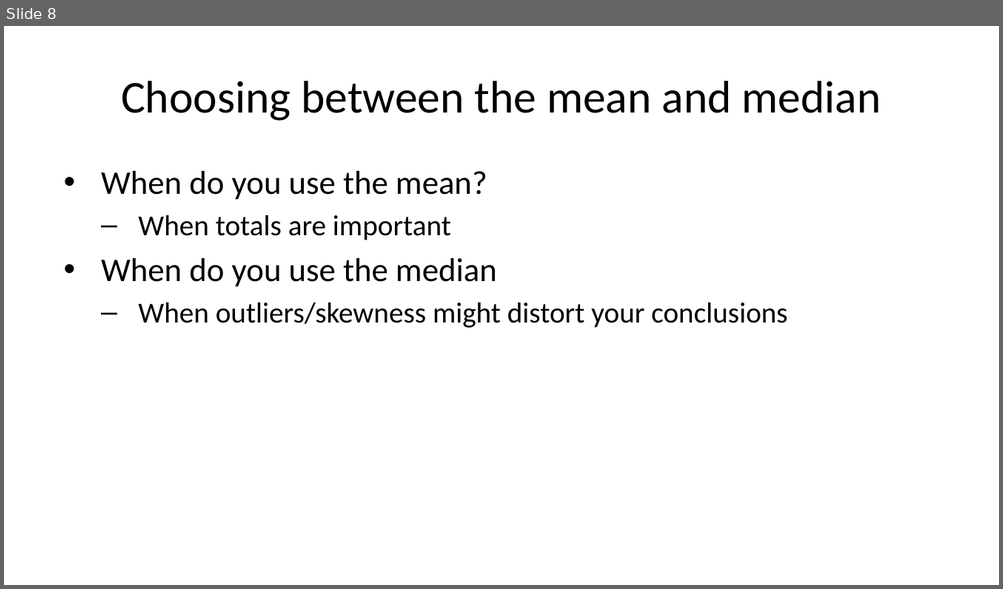
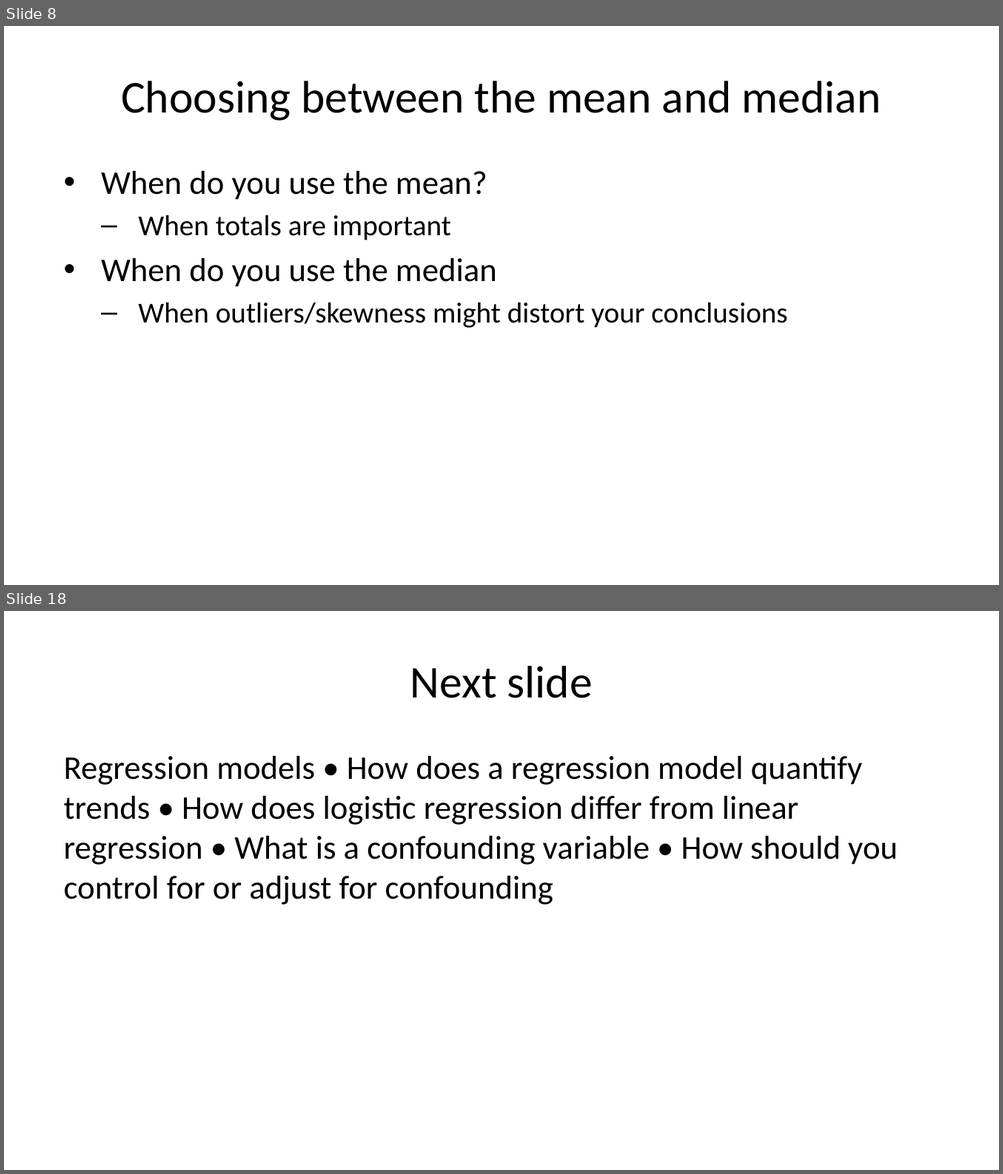
Before and after one commit to pmean/talks, a slide deck: clinical-statistics/day-one.pptx. Shown one above the other, each under a label of ours: slide 8 before the commit, slides 8 and 18 after it; the slides between them are not shown. The pictures are 1003x589 and 1003x1174 pixels, drawn with LibreOffice and Linux fonts; fonts in the diff are those of the drawing. Boxes give left, top, right and bottom in pixels: in the first picture for what was removed or moved away, otherwise in the second. Text is boxed around its words. In the diff, an @@ line names an element or a change of style, - is before the commit and + after.

```diff
--- a/clinical-statistics/day-one.pptx
+++ b/clinical-statistics/day-one.pptx
@@ slide 18 added at [4, 611, 999, 1170], background #FFFFFF @@
@@ title added at [410, 666, 592, 698], 33 pt, text #000000 @@
+Next slide
@@ text added at [64, 756, 897, 905], 24 pt, text #000000 @@
+Regression models • How does a regression model quantify trends • How does logistic regression differ from linear regression • What is a confounding variable • How should you control for or adjust for confounding
```
Also in this commit, not shown: 8 other slides added, 3 other files.
